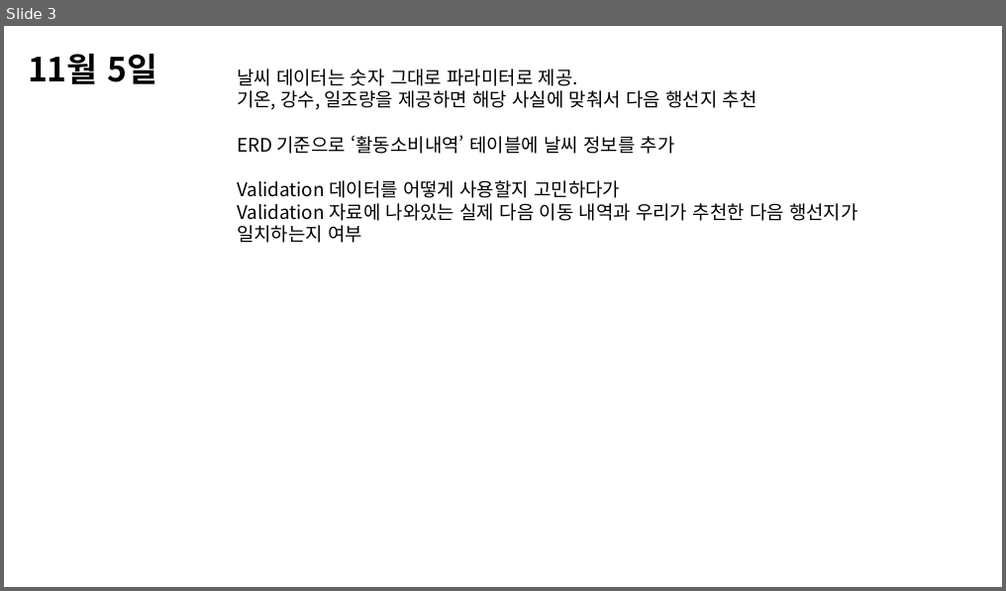
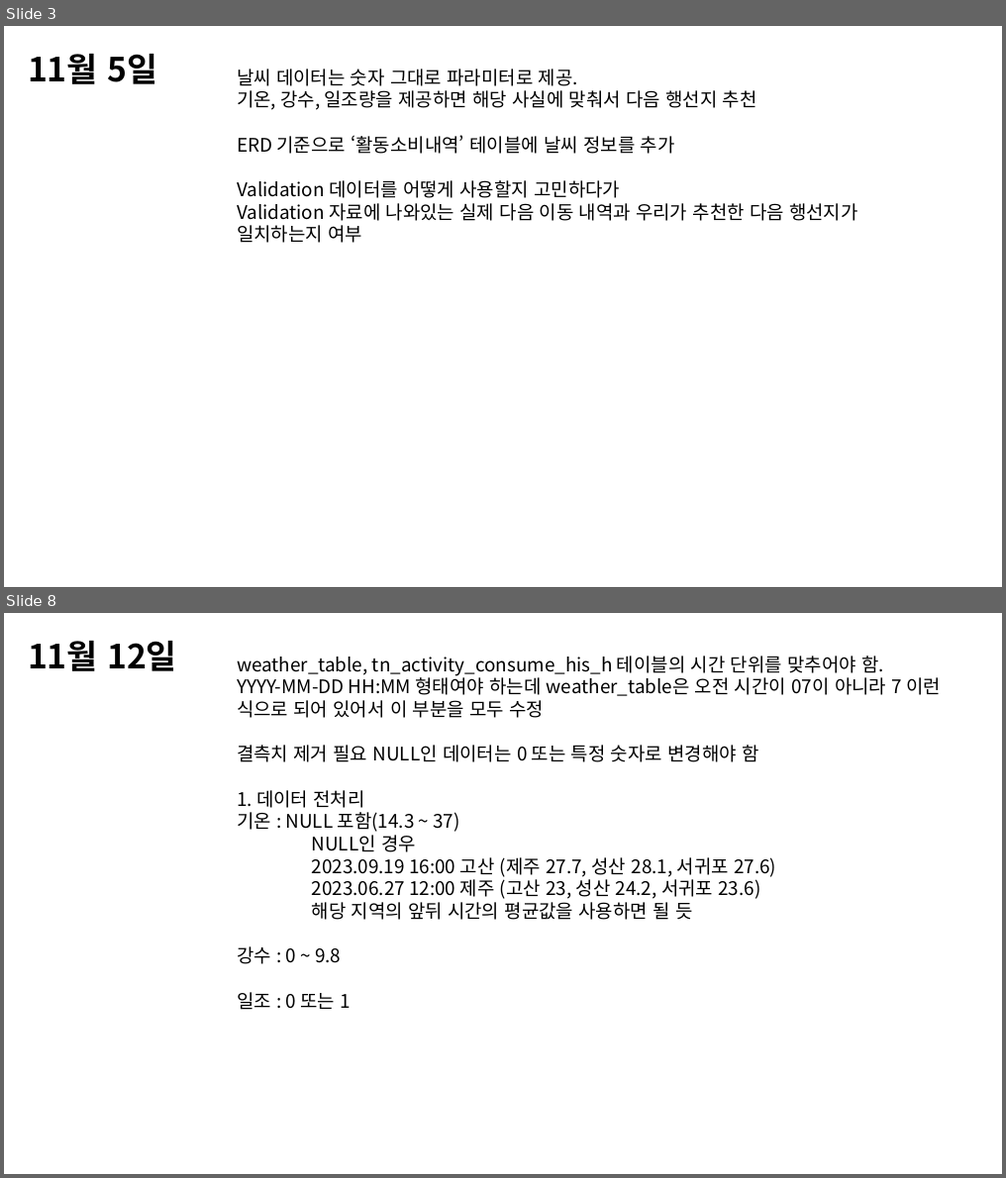
Before and after one commit to higun295/ApprenticeProject, a slide deck: Project_20241105.pptx. Shown one above the other, each under a label of ours: slide 3 before the commit, slides 3 and 8 after it; the slides between them are not shown. The pictures are 1006x591 and 1006x1178 pixels, drawn with LibreOffice and Linux fonts; fonts in the diff are those of the drawing. Boxes give left, top, right and bottom in pixels: in the first picture for what was removed or moved away, otherwise in the second. Text is boxed around its words. In the diff, an @@ line names an element or a change of style, - is before the commit and + after.

```diff
--- a/Project_20241105.pptx
+++ b/Project_20241105.pptx
@@ slide 8 added at <box>4,613,1002,1174</box>, background #FFFFFF @@
@@ text added at <box>28,641,177,671</box>, 32 pt, text #000000, bold @@
+11월 12일
@@ text added at <box>237,656,941,1010</box>, 18 pt, text #000000 @@
+weather_table, tn_activity_consume_his_h 테이블의 시간 단위를 맞추어야 함.
+YYYY-MM-DD HH:MM 형태여야 하는데 weather_table은 오전 시간이 07이 아니라 7 이런 식으로 되어 있어서 이 부분을 모두 수정
+결측치 제거 필요 NULL인 데이터는 0 또는 특정 숫자로 변경해야 함
+1. 데이터 전처리
+기온 : NULL 포함(14.3 ~ 37)
+NULL인 경우
+2023.09.19 16:00 고산 (제주 27.7, 성산 28.1, 서귀포 27.6)
+2023.06.27 12:00 제주 (고산 23, 성산 24.2, 서귀포 23.6)
+해당 지역의 앞뒤 시간의 평균값을 사용하면 될 듯
+강수 : 0 ~ 9.8
+일조 : 0 또는 1
```
Also in this commit, not shown: 3 slides changed, 7 other slides added, 1 slide removed, 21 other files.
